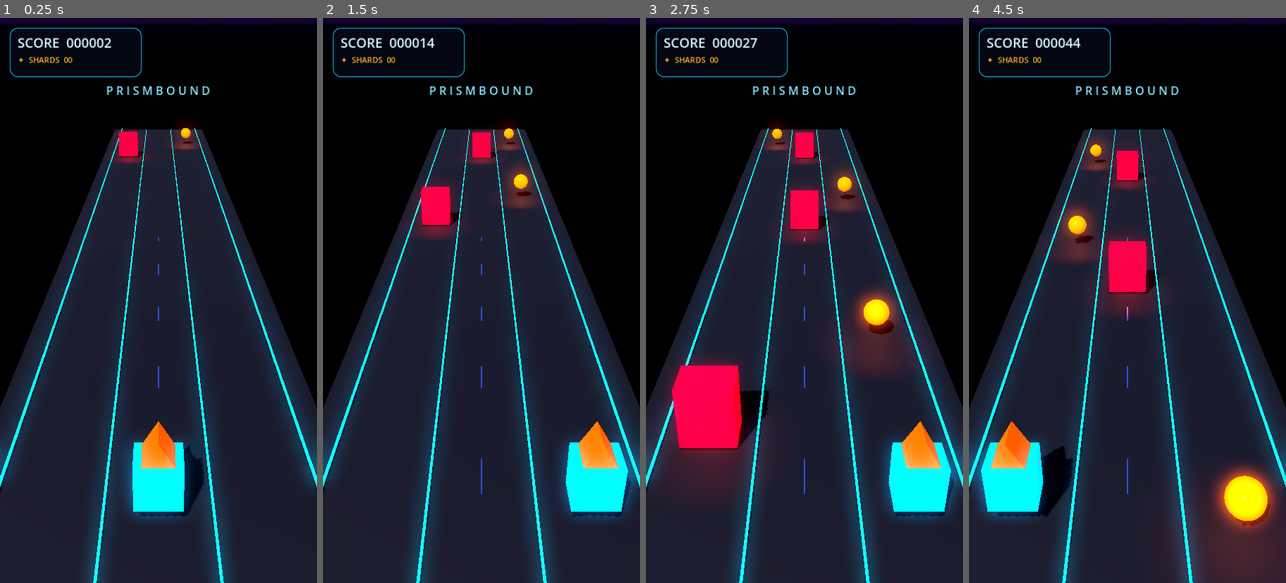
Above: before the commit, frames 1-4 (left to right).
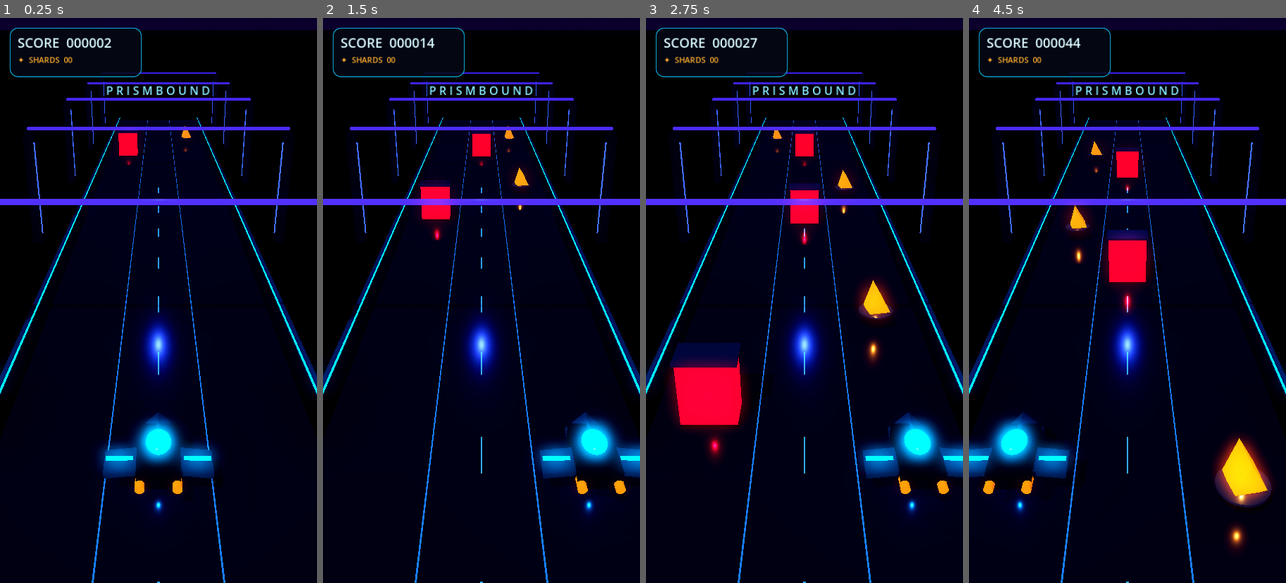
Above: after the commit, the same moments.

Repository: CHIBZTALE/prismbound-game
Game: Godot game, scene res://scenes/Main.tscn
The game is run twice, just before and just after one commit, with the same random seed, the same clock (stepped at 60 frames per second) and the same inputs.
Inputs (mouse positions are in pixels of both pictures, inside the frame that each line leads up to):
- Up to frame 1 (0.25 s): no input
- Up to frame 2 (1.5 s): move the mouse to (551, 272) at 0.52 s; hold D (move_right) 0.53-1.25 s; click (551, 272) at 0.67 s; drag from (418, 328) to (465, 413) at 1.27 s
- Up to frame 3 (2.75 s): move the mouse to (836, 176) at 2.02 s; hold D (move_right) from 2.03 s (still down)
- Up to frame 4 (4.5 s): release D (move_right) at 2.75 s; drag from (1111, 413) to (1032, 215) at 2.77 s; move the mouse to (1222, 385) at 3.52 s; hold A (move_left) 3.53-4.25 s; drag from (1032, 215) to (1079, 159) at 4.27 s

The runs differ from the first frame. In frame 1, 67% of the frame differs, in the area x 0-100%, y 1-100%; in frame 2, 67%; in frame 3, 65%; in frame 4, 66%.

Commit message:
Upgrade PRISMBOUND with glossy sci-fi 3D visuals

Diff:
--- a/scripts/game.gd
+++ b/scripts/game.gd
@@ -84,75 +84,102 @@
 func _change_lane(direction: int) -> void:
     lane = clampi(lane + direction, 0, 2)
 
+
 func _build_world() -> void:
     var env := Environment.new()
     env.background_mode = Environment.BG_SKY
     env.sky = Sky.new()
     var sky_mat := ProceduralSkyMaterial.new()
-    sky_mat.sky_top_color = Color(0.012, 0.025, 0.09)
-    sky_mat.sky_horizon_color = Color(0.10, 0.035, 0.19)
-    sky_mat.ground_bottom_color = Color(0.008, 0.012, 0.035)
-    sky_mat.ground_horizon_color = Color(0.035, 0.018, 0.09)
+    sky_mat.sky_top_color = Color(0.008, 0.014, 0.055)
+    sky_mat.sky_horizon_color = Color(0.075, 0.018, 0.16)
+    sky_mat.ground_bottom_color = Color(0.004, 0.006, 0.02)
+    sky_mat.ground_horizon_color = Color(0.025, 0.012, 0.065)
     env.sky.sky_material = sky_mat
     env.ambient_light_source = Environment.AMBIENT_SOURCE_COLOR
-    env.ambient_light_color = Color(0.45, 0.50, 0.85)
-    env.ambient_light_energy = 0.65
+    env.ambient_light_color = Color(0.34, 0.43, 0.78)
+    env.ambient_light_energy = 0.8
+    env.tonemap_mode = Environment.TONE_MAPPER_FILMIC
     env.glow_enabled = true
-    env.glow_intensity = 0.75
+    env.glow_intensity = 0.9
+    env.glow_strength = 1.15
+    env.glow_bloom = 0.12
+    env.fog_enabled = true
+    env.fog_light_color = Color(0.045, 0.025, 0.12)
+    env.fog_density = 0.012
     world_environment = WorldEnvironment.new()
     world_environment.environment = env
     add_child(world_environment)
 
     var camera := Camera3D.new()
-    camera.position = Vector3(0, 8.5, 13.5)
-    camera.rotation_degrees = Vector3(-27, 0, 0)
-    camera.fov = 55
+    camera.position = Vector3(0, 8.1, 14.2)
+    camera.rotation_degrees = Vector3(-26, 0, 0)
+    camera.fov = 54
     add_child(camera)
     camera.current = true
 
     var key := DirectionalLight3D.new()
     key.rotation_degrees = Vector3(-48, -25, 0)
-    key.light_energy = 1.8
+    key.light_color = Color(0.65, 0.82, 1.0)
+    key.light_energy = 1.65
     key.shadow_enabled = true
     add_child(key)
 
-    _add_box("Track", Vector3(8.8, 0.35, 62), Vector3(0, -1.15, -12), Color(0.025, 0.035, 0.095), 0.32, 0.8)
-    for x in [-3.65, -1.2, 1.2, 3.65]:
-        _add_box("NeonRail", Vector3(0.055, 0.08, 62), Vector3(x, -0.88, -12), Color(0.05, 0.78, 1.0), 0.18, 0.22, true)
-    for z in range(-40, 13, 4):
-        _add_box("TrackMark", Vector3(0.035, 0.018, 1.1), Vector3(0, -0.96, z), Color(0.15, 0.23, 0.48), 0.1, 0.2)
+    var rim := OmniLight3D.new()
+    rim.position = Vector3(0, 5.5, -12)
+    rim.light_color = Color(0.16, 0.28, 1.0)
+    rim.light_energy = 2.4
+    rim.omni_range = 24.0
+    add_child(rim)
+
+    _add_box("ObsidianTrack", Vector3(9.2, 0.42, 72), Vector3(0, -1.18, -15), Color(0.012, 0.018, 0.045), 0.92, 0.16)
+    _add_box("TrackGlass", Vector3(7.8, 0.035, 70), Vector3(0, -0.955, -15), Color(0.025, 0.045, 0.105), 0.72, 0.12)
+    for x in [-4.45, 4.45]:
+        _add_box("ChromeOuterRail", Vector3(0.18, 0.24, 72), Vector3(x, -0.91, -15), Color(0.32, 0.48, 0.72), 0.96, 0.11)
+        _add_box("CyanRailLight", Vector3(0.045, 0.055, 72), Vector3(x * 0.975, -0.77, -15), Color(0.02, 0.72, 1.0), 0.35, 0.1, true)
+    for x in [-1.2, 1.2]:
+        _add_box("LaneDivider", Vector3(0.035, 0.018, 70), Vector3(x, -0.925, -15), Color(0.08, 0.24, 0.55), 0.8, 0.18, true)
+    for z in range(-48, 18, 4):
+        _add_box("LanePulse", Vector3(0.045, 0.022, 1.25), Vector3(0, -0.925, z), Color(0.12, 0.3, 0.72), 0.65, 0.18, true)
+    for z in range(-48, 12, 12):
+        for side in [-1.0, 1.0]:
+            _add_box("RiftPylon", Vector3(0.42, 5.2, 0.48), Vector3(side * 6.0, 1.25, z), Color(0.035, 0.045, 0.12), 0.86, 0.18)
+            _add_box("PylonNeon", Vector3(0.055, 4.4, 0.07), Vector3(side * 5.76, 1.25, z), Color(0.16, 0.22, 1.0), 0.5, 0.12, true)
+        _add_box("DistantRiftBeam", Vector3(12.0, 0.12, 0.18), Vector3(0, 4.05, z), Color(0.18, 0.12, 0.58), 0.75, 0.14, true)
+
 
 func _build_player() -> void:
     player = Node3D.new()
-    player.position = Vector3(0, 0, PLAYER_Z)
+    player.position = Vector3(0, -0.05, PLAYER_Z)
     add_child(player)
-    var body := MeshInstance3D.new()
-    var mesh := BoxMesh.new()
-    mesh.size = Vector3(1.05, 1.15, 0.82)
-    body.mesh = mesh
-    var mat := StandardMaterial3D.new()
-    mat.albedo_color = Color(0.05, 0.88, 1.0)
-    mat.metallic = 0.82
-    mat.roughness = 0.12
-    mat.emission_enabled = true
-    mat.emission = Color(0.02, 0.55, 1.0)
-    mat.emission_energy_multiplier = 1.5
-    body.material_override = mat
-    player.add_child(body)
-    var crown := MeshInstance3D.new()
-    var prism := PrismMesh.new()
-    prism.size = Vector3(0.82, 0.72, 0.72)
-    crown.mesh = prism
-    crown.position.y = 0.83
-    var gold := StandardMaterial3D.new()
-    gold.albedo_color = Color(1.0, 0.68, 0.15)
-    gold.metallic = 0.92
-    gold.roughness = 0.09
-    gold.emission_enabled = true
-    gold.emission = Color(1.0, 0.28, 0.025)
-    gold.emission_energy_multiplier = 1.0
-    crown.material_override = gold
-    player.add_child(crown)
+
+    var hull_mat := _gloss(Color(0.035, 0.09, 0.19), 0.94, 0.1)
+    var chrome := _gloss(Color(0.48, 0.72, 0.92), 0.98, 0.08)
+    var cyan := _gloss(Color(0.015, 0.72, 1.0), 0.55, 0.12, Color(0.015, 0.68, 1.0), 2.4)
+    var gold := _gloss(Color(1.0, 0.58, 0.12), 0.9, 0.1, Color(1.0, 0.22, 0.015), 1.6)
+
+    var hull := BoxMesh.new()
+    _visual_part(player, hull, Vector3(0, 0.0, 0), Vector3(0.92, 0.42, 1.55), hull_mat, Vector3(0, 0, 0))
+    var nose := PrismMesh.new()
+    _visual_part(player, nose, Vector3(0, 0.02, -0.78), Vector3(0.9, 0.48, 0.72), chrome, Vector3(0, 0, 0))
+    var canopy := SphereMesh.new()
+    _visual_part(player, canopy, Vector3(0, 0.31, -0.05), Vector3(0.54, 0.34, 0.72), cyan)
+    var core := SphereMesh.new()
+    _visual_part(player, core, Vector3(0, 0.03, 0.32), Vector3(0.42, 0.22, 0.48), gold)
+    for side in [-1.0, 1.0]:
+        var wing := BoxMesh.new()
+        _visual_part(player, wing, Vector3(side * 0.78, -0.02, 0.22), Vector3(0.72, 0.12, 0.72), chrome, Vector3(0, 0, side * -0.12))
+        var wing_light := BoxMesh.new()
+        _visual_part(player, wing_light, Vector3(side * 0.82, 0.055, 0.18), Vector3(0.58, 0.035, 0.12), cyan)
+        var thruster := CylinderMesh.new()
+        _visual_part(player, thruster, Vector3(side * 0.38, -0.08, 0.78), Vector3(0.2, 0.16, 0.2), gold, Vector3(PI / 2.0, 0, 0))
+    var front_light := BoxMesh.new()
+    _visual_part(player, front_light, Vector3(0, -0.06, -1.04), Vector3(0.42, 0.07, 0.08), cyan)
+    var underglow := OmniLight3D.new()
+    underglow.position = Vector3(0, -0.42, 0.1)
+    underglow.light_color = Color(0.02, 0.55, 1.0)
+    underglow.light_energy = 1.8
+    underglow.omni_range = 4.5
+    player.add_child(underglow)
 
 func _spawn_pattern() -> void:
     var obstacle_lane := randi_range(0, 2)
@@ -162,41 +189,41 @@
         shard_lane = (shard_lane + 1 + randi_range(0, 1)) % 3
     _spawn_object(shard_lane, true, SPAWN_Z - 5.0)
 
+
 func _spawn_object(target_lane: int, is_shard: bool, z: float) -> void:
     var node := Node3D.new()
-    node.position = Vector3(LANES[target_lane], -0.05, z)
+    node.position = Vector3(LANES[target_lane], 0.0, z)
     add_child(node)
-    var mesh_instance := MeshInstance3D.new()
+    var chrome := _gloss(Color(0.28, 0.38, 0.56), 0.96, 0.12)
+    var amber := _gloss(Color(1.0, 0.56, 0.08), 0.9, 0.08, Color(1.0, 0.24, 0.015), 2.0)
+    var crimson := _gloss(Color(0.38, 0.012, 0.075), 0.82, 0.13, Color(1.0, 0.008, 0.09), 1.8)
+    var neon := _gloss(Color(0.02, 0.78, 1.0), 0.55, 0.1, Color(0.02, 0.72, 1.0), 2.5)
+
     if is_shard:
-        var mesh := SphereMesh.new()
-        mesh.radius = 0.43
-        mesh.height = 0.86
-        mesh_instance.mesh = mesh
-        var mat := StandardMaterial3D.new()
-        mat.albedo_color = Color(1.0, 0.55, 0.08)
-        mat.metallic = 0.88
-        mat.roughness = 0.08
-        mat.emission_enabled = true
-        mat.emission = Color(1.0, 0.24, 0.015)
-        mat.emission_energy_multiplier = 2.1
-        mesh_instance.material_override = mat
+        var crystal := PrismMesh.new()
+        _visual_part(node, crystal, Vector3(0, 0.12, 0), Vector3(0.72, 0.9, 0.72), amber, Vector3(0.15, 0.2, 0.12))
+        var inner := SphereMesh.new()
+        _visual_part(node, inner, Vector3(0, 0.12, 0), Vector3(0.22, 0.42, 0.22), neon)
+        var ring := CylinderMesh.new()
+        ring.top_radius = 0.58
+        ring.bottom_radius = 0.58
+        ring.height = 0.055
+        _visual_part(node, ring, Vector3(0, -0.38, 0), Vector3(1, 1, 1), chrome)
     else:
-        var mesh := BoxMesh.new()
-        mesh.size = Vector3(1.45, 1.75, 1.05)
-        mesh_instance.mesh = mesh
-        var mat := StandardMaterial3D.new()
-        mat.albedo_color = Color(0.95, 0.035, 0.22)
-        mat.metallic = 0.65
-        mat.roughness = 0.16
-        mat.emission_enabled = true
-        mat.emission = Color(0.9, 0.015, 0.08)
-        mat.emission_energy_multiplier = 1.2
-        mesh_instance.material_override = mat
-    node.add_child(mesh_instance)
+        var block := BoxMesh.new()
+        _visual_part(node, block, Vector3(0, 0.05, 0), Vector3(1.45, 1.75, 0.92), crimson)
+        var face := BoxMesh.new()
+        _visual_part(node, face, Vector3(0, 0.05, -0.48), Vector3(1.18, 1.48, 0.035), _gloss(Color(0.055, 0.008, 0.035), 0.75, 0.16))
+        for side in [-1.0, 1.0]:
+            var trim := BoxMesh.new()
+            _visual_part(node, trim, Vector3(side * 0.63, 0.05, -0.51), Vector3(0.07, 1.72, 0.06), neon)
+        var crown := BoxMesh.new()
+        _visual_part(node, crown, Vector3(0, 0.96, 0), Vector3(1.58, 0.09, 1.02), chrome)
+
     var light := OmniLight3D.new()
-    light.light_color = Color(1.0, 0.35, 0.12) if is_shard else Color(1.0, 0.02, 0.12)
-    light.light_energy = 1.4
-    light.omni_range = 3.0
+    light.light_color = Color(1.0, 0.48, 0.08) if is_shard else Color(1.0, 0.015, 0.12)
+    light.light_energy = 1.5
+    light.omni_range = 3.6
     node.add_child(light)
     node.set_meta("is_shard", is_shard)
     objects.append(node)
@@ -274,6 +301,30 @@
 func _restart() -> void:
     get_tree().reload_current_scene()
 
+func _gloss(color: Color, metallic: float, roughness: float, glow: Color = Color.BLACK, glow_energy: float = 0.0) -> StandardMaterial3D:
+    var mat := StandardMaterial3D.new()
+    mat.albedo_color = color
+    mat.metallic = metallic
+    mat.roughness = roughness
+    mat.clearcoat_enabled = true
+    mat.clearcoat = 1.0
+    mat.clearcoat_roughness = 0.06
+    if glow_energy > 0.0:
+        mat.emission_enabled = true
+        mat.emission = glow
+        mat.emission_energy_multiplier = glow_energy
+    return mat
+
+func _visual_part(parent: Node3D, mesh: Mesh, pos: Vector3, part_scale: Vector3, material: Material, rot: Vector3 = Vector3.ZERO) -> MeshInstance3D:
+    var instance := MeshInstance3D.new()
+    instance.mesh = mesh
+    instance.position = pos
+    instance.scale = part_scale
+    instance.rotation = rot
+    instance.material_override = material
+    parent.add_child(instance)
+    return instance
+
 func _add_box(label: String, size: Vector3, pos: Vector3, color: Color, metallic: float, roughness: float, emissive := false) -> void:
     var mesh_instance := MeshInstance3D.new()
     mesh_instance.name = label
